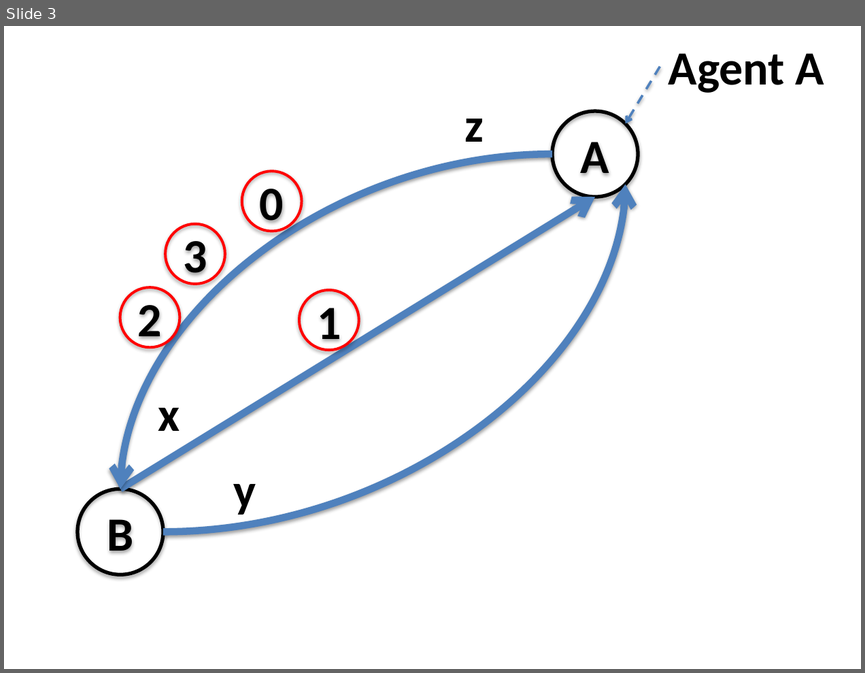
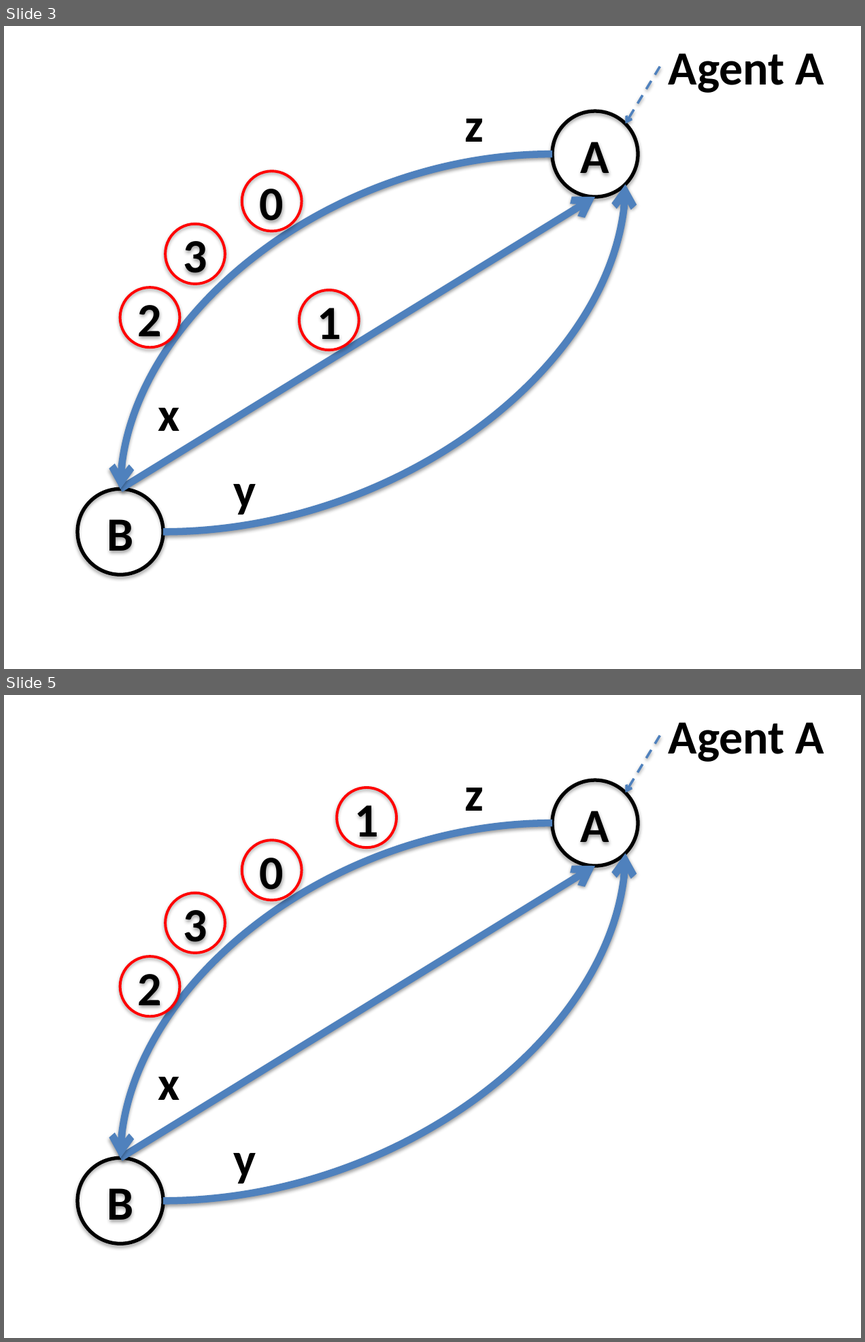
Before and after one commit to kmchandy/kmchandy.github.io, a slide deck: DistributedSystemsIntroduction/DistributedSystemsIntroductionSelfTest.pptx. Shown one above the other, each under a label of ours: slide 3 before the commit, slides 3 and 5 after it; the slides between them are not shown. The pictures are 865x673 and 865x1342 pixels, drawn with LibreOffice and Linux fonts; fonts in the diff are those of the drawing. Boxes give left, top, right and bottom in pixels: in the first picture for what was removed or moved away, otherwise in the second. Text is boxed around its words. In the diff, an @@ line names an element or a change of style, - is before the commit and + after.

```diff
--- a/DistributedSystemsIntroduction/DistributedSystemsIntroductionSelfTest.pptx
+++ b/DistributedSystemsIntroduction/DistributedSystemsIntroductionSelfTest.pptx
@@ slide 5 added at <box>4,695,861,1338</box>, background #FFFFFF @@
@@ arrow added from (660, 735) to (626, 793), #4F81BD 2 pt dashed @@
@@ text added at <box>668,722,824,762</box>, 40 pt, text #000000, bold @@
+Agent A
@@ ellipse added at <box>337,787,396,847</box>, outline #FF0000 2.25 pt, 40 pt, text #000000, bold @@
+1
@@ text added at <box>465,787,484,811</box>, 40 pt, text #000000, bold @@
+z
@@ ellipse added at <box>552,780,638,866</box>, outline #000000 3 pt, 40 pt, text #000000, bold @@
+A
@@ curved arrow added from (552, 823) to (120, 1157), #4F81BD 6 pt @@
@@ curved arrow added from (163, 1200) to (626, 853), #4F81BD 6 pt @@
@@ ellipse added at <box>242,840,302,900</box>, outline #FF0000 2.25 pt, 40 pt, text #000000, bold @@
+0
@@ arrow added from (120, 1157) to (595, 866), #4F81BD 6 pt @@
@@ ellipse added at <box>165,893,225,953</box>, outline #FF0000 2.25 pt, 40 pt, text #000000, bold @@
+3
@@ ellipse added at <box>120,956,179,1016</box>, outline #FF0000 2.25 pt, 40 pt, text #000000, bold @@
+2
@@ text added at <box>158,1076,180,1100</box>, 40 pt, text #000000, bold @@
+x
@@ ellipse added at <box>77,1157,163,1243</box>, outline #000000 3 pt, 40 pt, text #000000, bold @@
+B
@@ text added at <box>233,1153,256,1183</box>, 40 pt, text #000000, bold @@
+y
```
Also in this commit, not shown: 1 other slide added, 3 other files.
